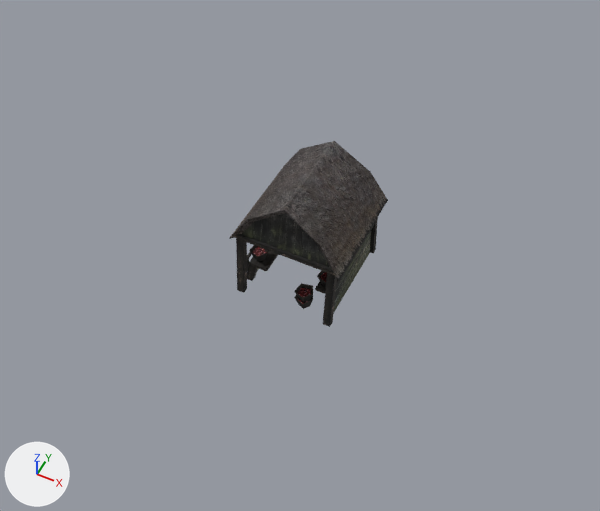
What one commit did to the glTF model game/assets/models/buildings/supply/apple_farm/mesh.glb.
The view is the same before and after, from a 50 mm lens placed at (1024.0, -1558.0, 2252.0), pointed at (196.0, 98.0, 182.0). Arrows for +X, +Y and +Z are at lower left; the lights stay in place. The first picture is the older version. Where no turn or scale is listed for an object, it has been applied to the vertices.

Names of what the first picture shows: 'farm_apple.001'.
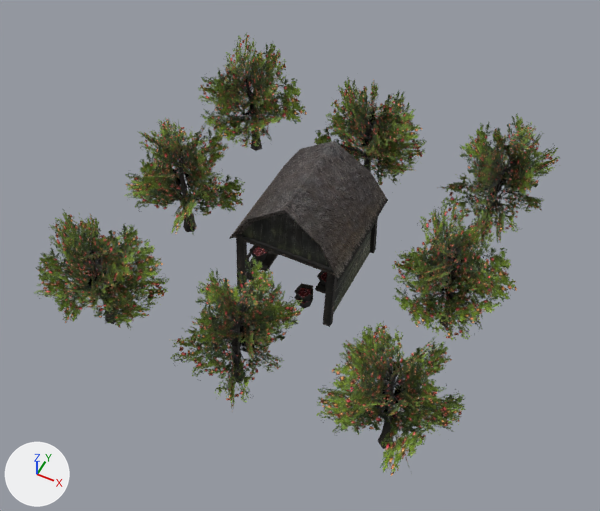
What the commit changed:
Picture 'apple_tree_2' (img_apple_tree_2) is new.
Picture 'wood_walls.001' (img_wood_walls_001) is new.
Material '1 - Defaultz\\x\\zxcvxcvxcc\\' (mat_1___defaultz_x_zxcvxcvxcc) is new.
Uses the picture img_apple_tree_2.
Material '11 - Default' (mat_11___default) is new.
Its texture is img_wood_walls_001.
Its roughness is 0.8.
Mesh me_cylinder01 is new.
It has 153 vertices, 101 faces and spans x -235.0..210.0, y -248.0..237.0, z -1.0..526.0.
Faces by material slot: [35, 66].
It uses material mat_11___default (picture img_wood_walls_001).
It uses material mat_1___defaultz_x_zxcvxcvxcc.
Object 'AppleTree_8' (ob_appletree_8) is new; it shows me_cylinder01.
Its location is (694.0, -319.0, 1.0).
Its rotation in degrees is (0, 0, -90).
Object 'AppleTree_7' (ob_appletree_7) is new; it shows me_cylinder01.
Its location is (176.0, -312.0, 1.0).
Its rotation in degrees is (0, 0, 180).
Object 'AppleTree_6' (ob_appletree_6) is new; it shows me_cylinder01.
Its location is (-318.0, -294.0, 1.0).
Its rotation in degrees is (0, 0, 90).
Object 'AppleTree_5' (ob_appletree_5) is new; it shows me_cylinder01.
Its location is (701.0, 199.0, 1.0).
Object 'AppleTree_4' (ob_appletree_4) is new; it shows me_cylinder01.
Its location is (-306.0, 181.0, 1.0).
Its rotation in degrees is (0, 0, -90).
Object 'AppleTree_3' (ob_appletree_3) is new; it shows me_cylinder01.
Its location is (676.0, 688.0, 1.0).
Its rotation in degrees is (0, 0, 180).
Object 'AppleTree_2' (ob_appletree_2) is new; it shows me_cylinder01.
Its location is (182.0, 706.0, 1.0).
Its rotation in degrees is (0, 0, 90).
Object 'AppleTree_1' (ob_appletree_1) is new; it shows me_cylinder01.
Its location is (-299.0, 699.0, 1.0).

Where the change shows, as pixel boxes (x1, y1, x2, y2) in the pictures (600 x 511 px):
'AppleTree_8', added (green)
    after: (317, 321, 466, 476)
    faces in mat_1___defaultz_x_zxcvxcvxcc: (317, 321, 466, 476)
    faces in mat_11___default (picture img_wood_walls_001): (377, 374, 415, 449)
'AppleTree_5', added
    after: (392, 200, 517, 342)
    faces in mat_1___defaultz_x_zxcvxcvxcc: (392, 200, 517, 342)
    faces in mat_11___default (picture img_wood_walls_001): (439, 254, 461, 326)
'AppleTree_6', added (green)
    after: (34, 209, 169, 338)
    faces in mat_1___defaultz_x_zxcvxcvxcc: (34, 209, 169, 338)
    faces in mat_11___default (picture img_wood_walls_001): (74, 259, 128, 324)
'AppleTree_7', added
    after: (170, 257, 304, 406)
    faces in mat_1___defaultz_x_zxcvxcvxcc: (170, 257, 304, 406)
    faces in mat_11___default (picture img_wood_walls_001): (232, 311, 246, 383)
'AppleTree_4', added
    after: (124, 119, 245, 234)
    faces in mat_1___defaultz_x_zxcvxcvxcc: (124, 119, 245, 234)
    faces in mat_11___default (picture img_wood_walls_001): (160, 153, 200, 232)
'AppleTree_3', added
    after: (439, 113, 560, 243)
    faces in mat_1___defaultz_x_zxcvxcvxcc: (439, 113, 560, 243)
    faces in mat_11___default (picture img_wood_walls_001): (480, 157, 514, 230)
'AppleTree_1', added
    after: (198, 33, 307, 151)
    faces in mat_1___defaultz_x_zxcvxcvxcc: (198, 33, 307, 148)
    faces in mat_11___default (picture img_wood_walls_001): (243, 77, 262, 151)
'AppleTree_2', added
    after: (314, 76, 427, 193)
    faces in mat_1___defaultz_x_zxcvxcvxcc: (314, 76, 427, 193)
    faces in mat_11___default (picture img_wood_walls_001): (340, 120, 384, 172)
